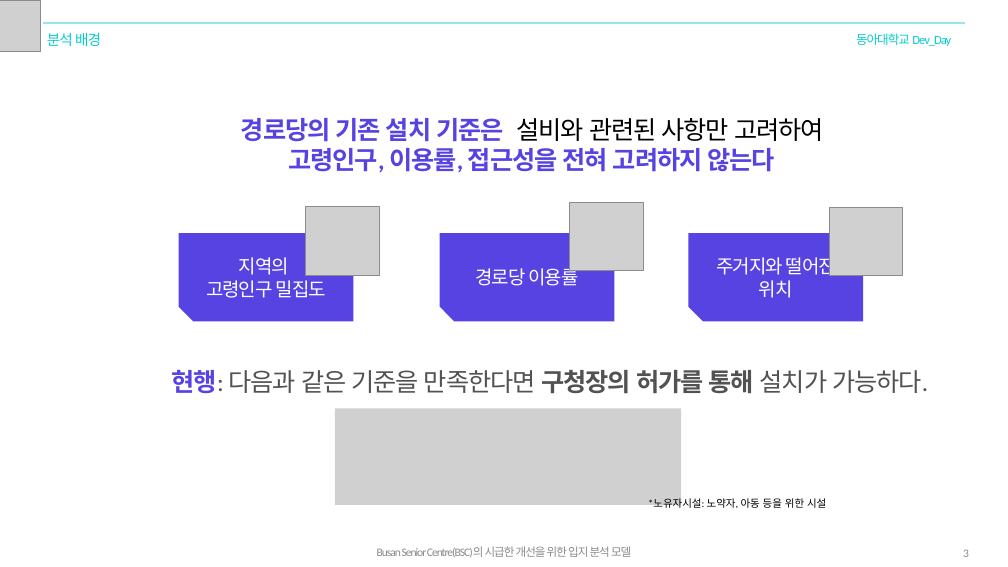
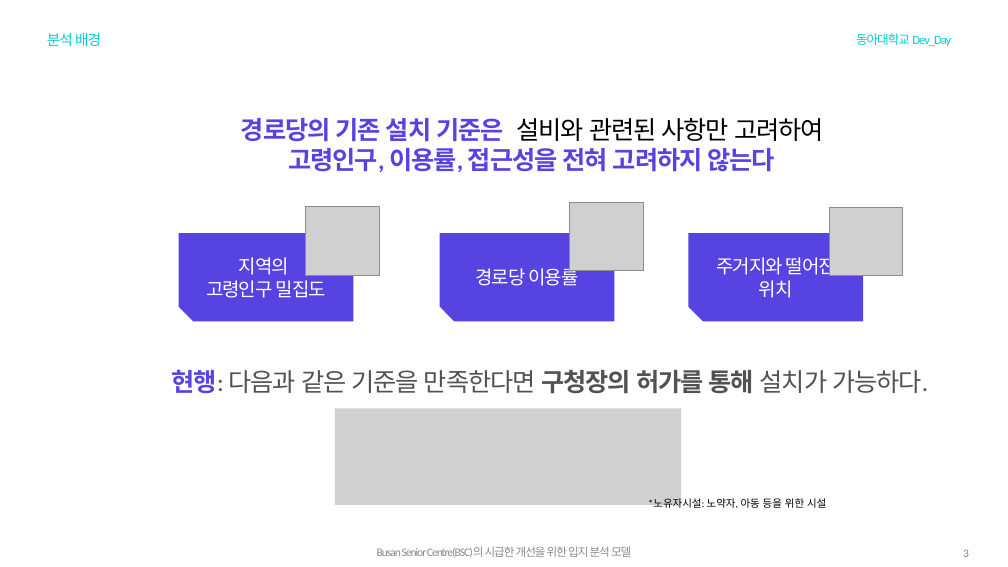
Before and after one commit to jhparkland/Data_Analytics_for_Age_friendly_busan, a slide deck: slide 4 of PPT/Busan_Senior_Center(BSC)의_시급한_개선을_위한_입지_분석_모델_발표.pptx. Drawn at 1008x567 pixels with LibreOffice and Linux fonts; fonts in the diff are those of the drawing; grey boxes stand for pictures. Boxes give left, top, right and bottom in pixels: in the first picture for what was removed or moved away, otherwise in the second. Text is boxed around its words. In the diff, an @@ line names an element or a change of style, - is before the commit and + after.

```diff
--- a/PPT/Busan_Senior_Center(BSC)의_시급한_개선을_위한_입지_분석_모델_발표.pptx
+++ b/PPT/Busan_Senior_Center(BSC)의_시급한_개선을_위한_입지_분석_모델_발표.pptx
@@ picture removed at (0, 1, 41, 52) @@
@@ line removed from (42, 23) to (966, 23) @@
```
Also in this commit, not shown: 24 other slides changed, 1 other file.
